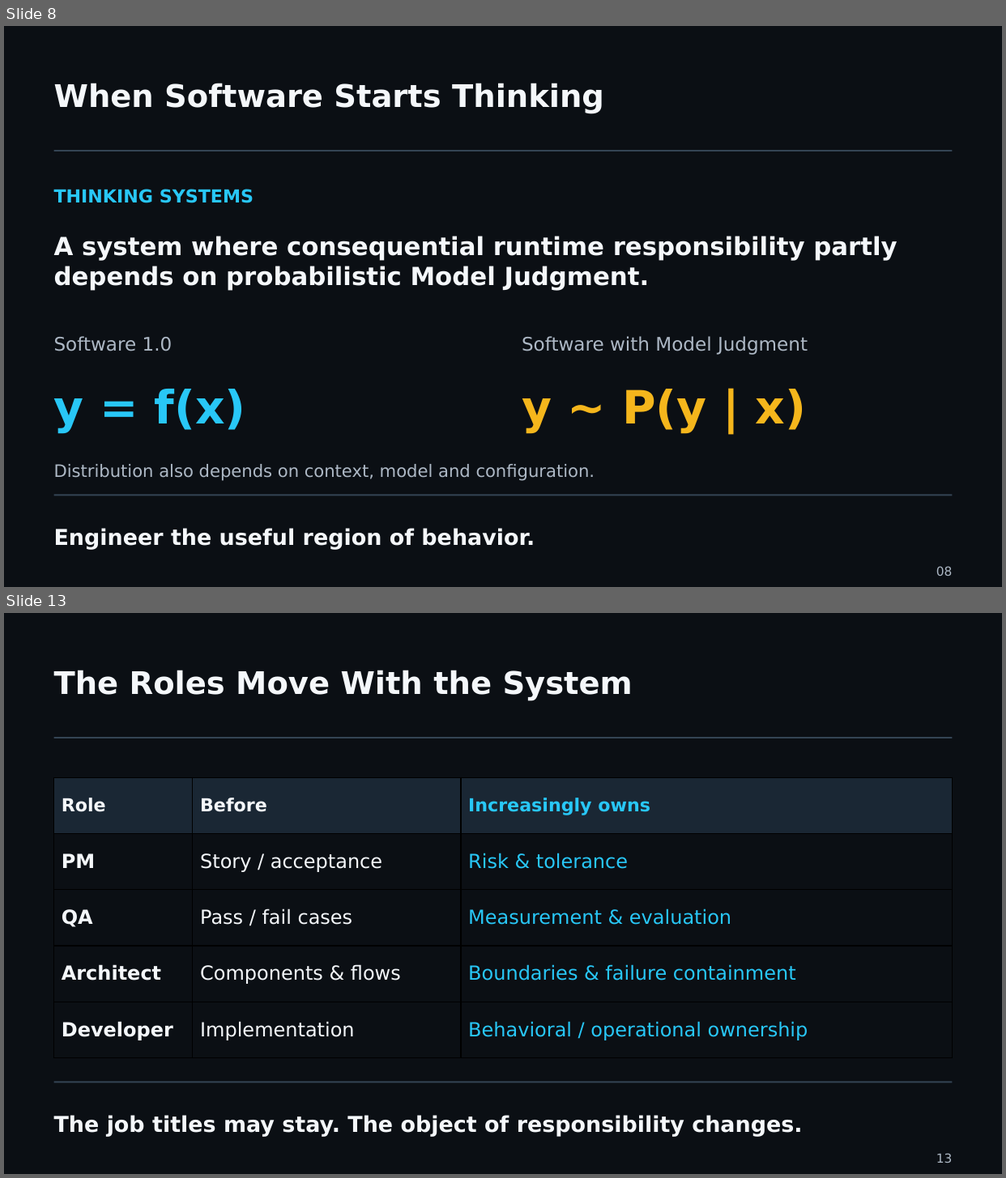
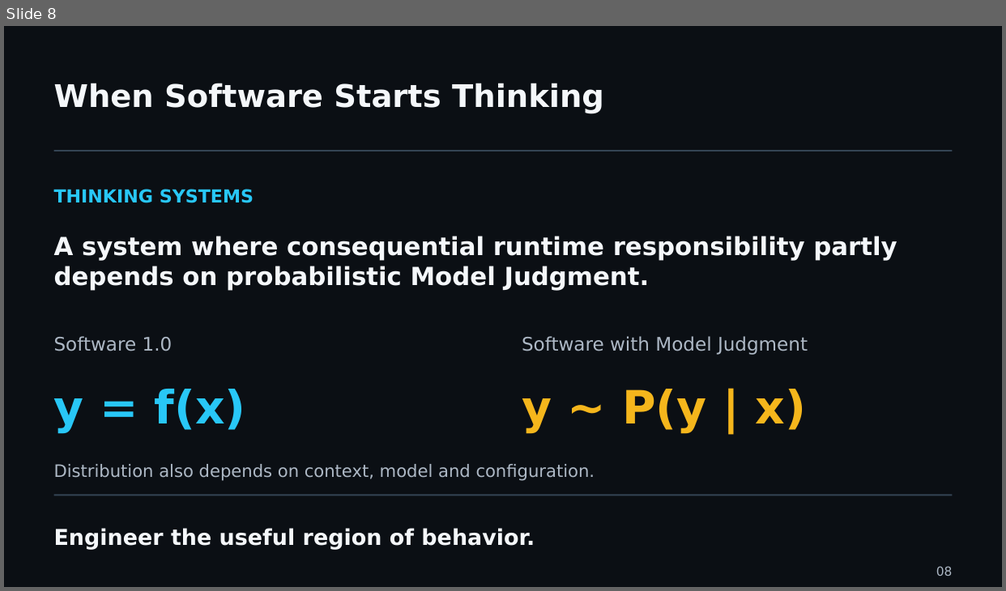
Before and after one commit to UncertaintyArchitectureGroup/uncertainty-architecture, a slide deck: assets/presentations/pmday-2026/ai-changes-both-sides.pptx. Shown one above the other, each under a label of ours: slides 8 and 13 before the commit, slide 8 after it; the slides between them are not shown. The pictures are 1006x1178 and 1006x591 pixels, drawn with LibreOffice and Linux fonts; fonts in the diff are those of the drawing. Boxes give left, top, right and bottom in pixels: in the first picture for what was removed or moved away, otherwise in the second. Text is boxed around its words. In the diff, an @@ line names an element or a change of style, - is before the commit and + after.

```diff
--- a/assets/presentations/pmday-2026/ai-changes-both-sides.pptx
+++ b/assets/presentations/pmday-2026/ai-changes-both-sides.pptx
@@ slide 13 removed at [4,613,1002,1174], background #0B0F14 @@
@@ text removed at [54,670,633,700] @@
-The Roles Move With the System
@@ line removed from (54, 738) to (953, 738) @@
@@ table removed at [54,777,952,1059], 5 rows, 3 columns @@
-Role | Before | Increasingly owns
-PM | Story / acceptance | Risk & tolerance
-QA | Pass / fail cases | Measurement & evaluation
-Architect | Components & flows | Boundaries & failure containment
-Developer | Implementation | Behavioral / operational ownership
@@ line removed from (54, 1082) to (953, 1082) @@
@@ text removed at [54,1115,802,1136] @@
-The job titles may stay. The object of responsibility changes.
@@ text removed at [936,1153,953,1163] @@
-13
```
Also in this commit, not shown: 2 slides changed, 5 slides added, 4 other slides removed, 13 other files.
